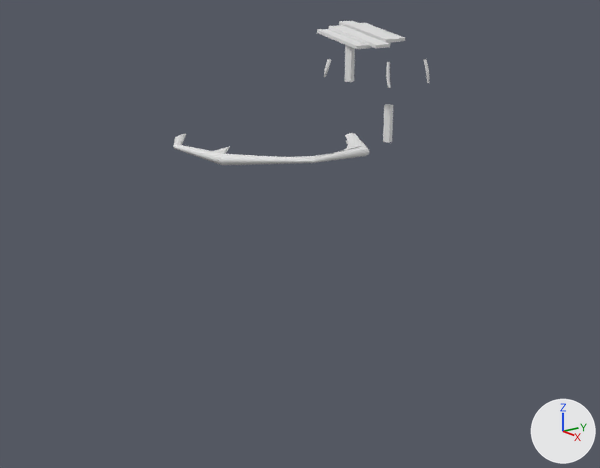
What one commit did to the Blender file stumpf.blend.
Both versions are drawn from a 50 mm camera at (10.78, -7.18, 5.3) aimed at (0.16, 0.41, 1.57). Every picture has the same lights, and +X, +Y and +Z are marked at lower right.

Objects in the first picture: 'Dachlatte2', 'Geländer'.
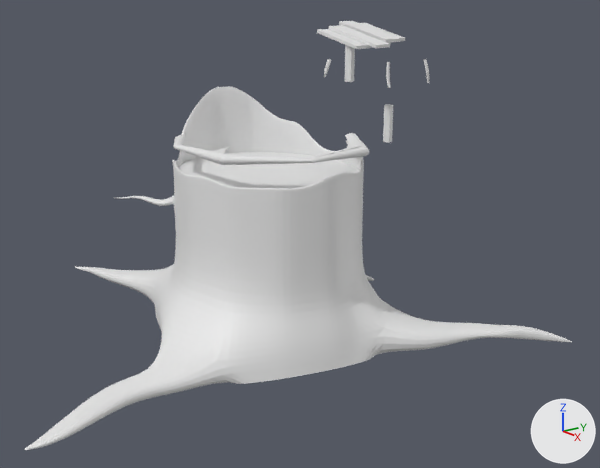
Commit message: more stumpf

The change, as a diff of the scene's bpy script:
```diff
--- a/stumpf.blend.py
+++ b/stumpf.blend.py
@@ ob_oberplatte @@
 ob_oberplatte.scale = (1.71, 1.45, 1.0)
-ob_oberplatte.hide_viewport = True
@@ ob_stumpf @@
 _m = ob_stumpf.modifiers.new('Subsurf', 'SUBSURF')
 _m.render_levels = 3
-ob_stumpf.hide_viewport = True
```

Location of each change, [x1, y1, x2, y2] in pixels of the pictures (600 x 468 px):
'Stumpf', shown: after [24, 86, 572, 450]
'Oberplatte', shown: after [178, 152, 360, 188]
